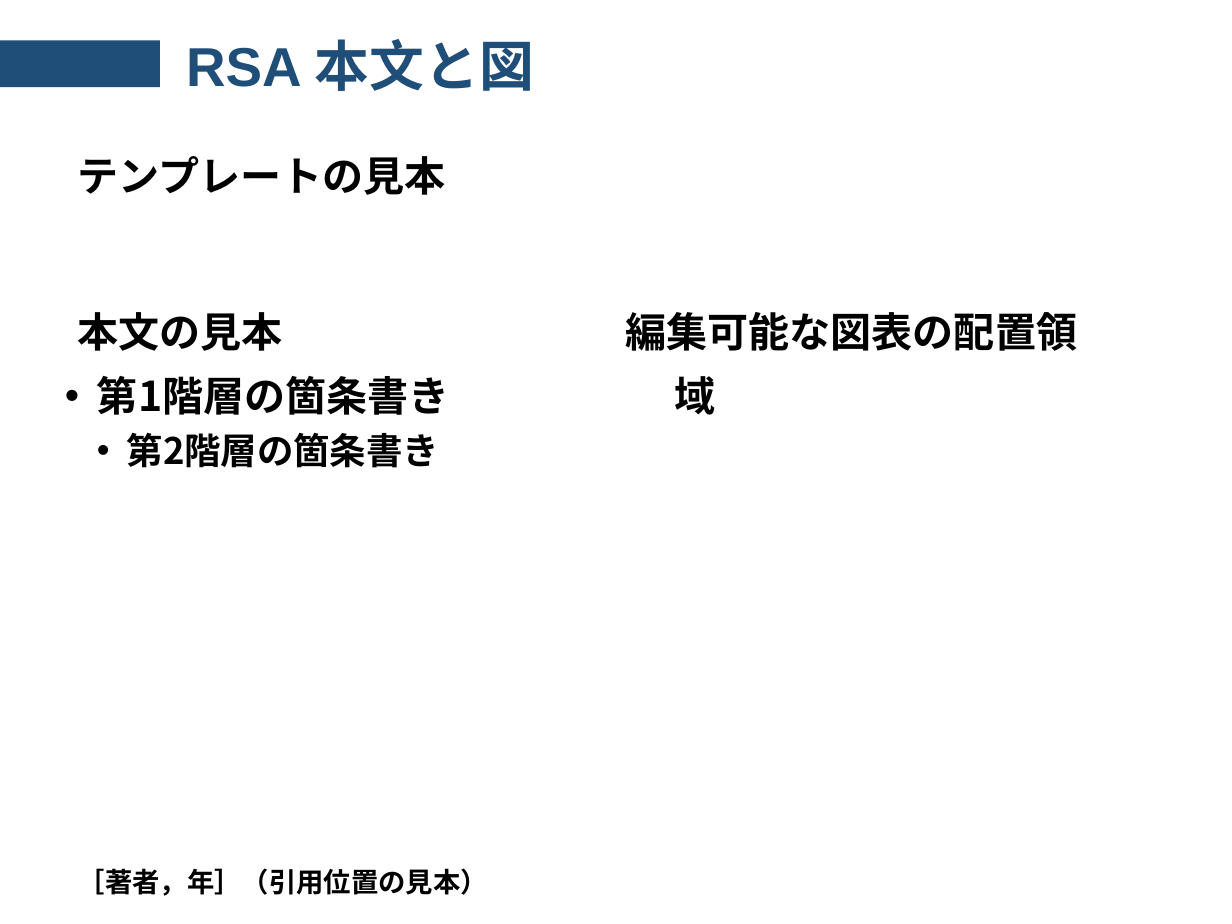
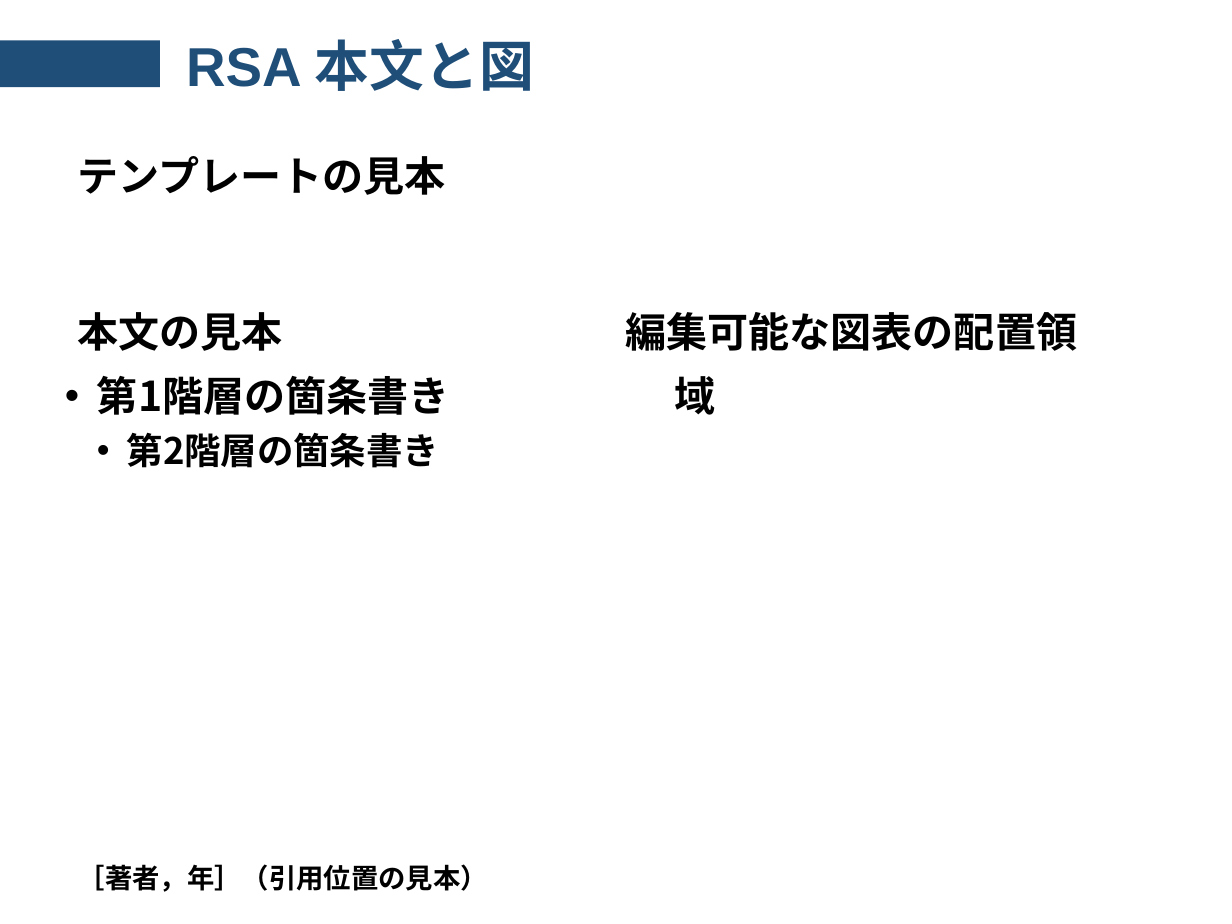
Before and after one commit to cercil0605/ResearchSlideAgent, a slide deck: slide 3 of templates/lab-template.pptx. Drawn at 1232x924 pixels with LibreOffice and Linux fonts; fonts in the diff are those of the drawing. Boxes give left, top, right and bottom in pixels: in the first picture for what was removed or moved away, otherwise in the second. Text is boxed around its words. In the diff, an @@ line names an element or a change of style, - is before the commit and + after.

```diff
--- a/templates/lab-template.pptx
+++ b/templates/lab-template.pptx
@@ text "［著者，年］（引用位置の見本）": place and size @@
-text "［著者，年］（引用位置の見本）" at box(78, 868, 488, 896)
+text "［著者，年］（引用位置の見本）" at box(78, 864, 488, 892)
```
Also in this commit, not shown: 3 other slides changed, 26 other files.
